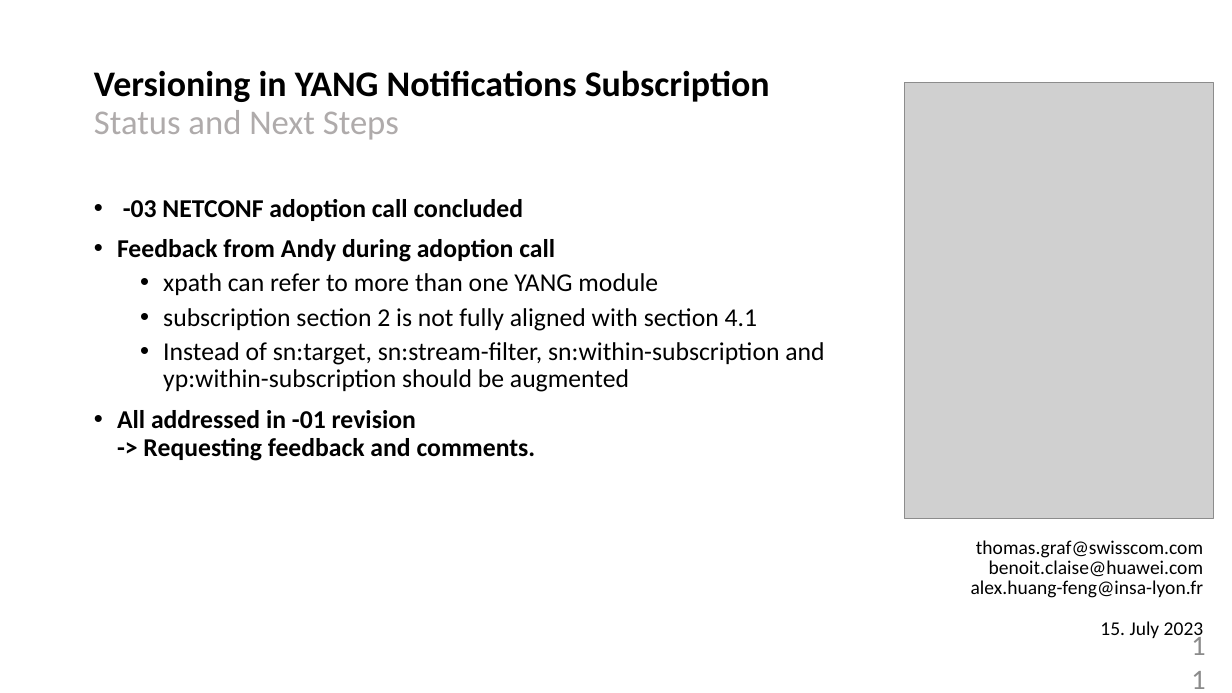
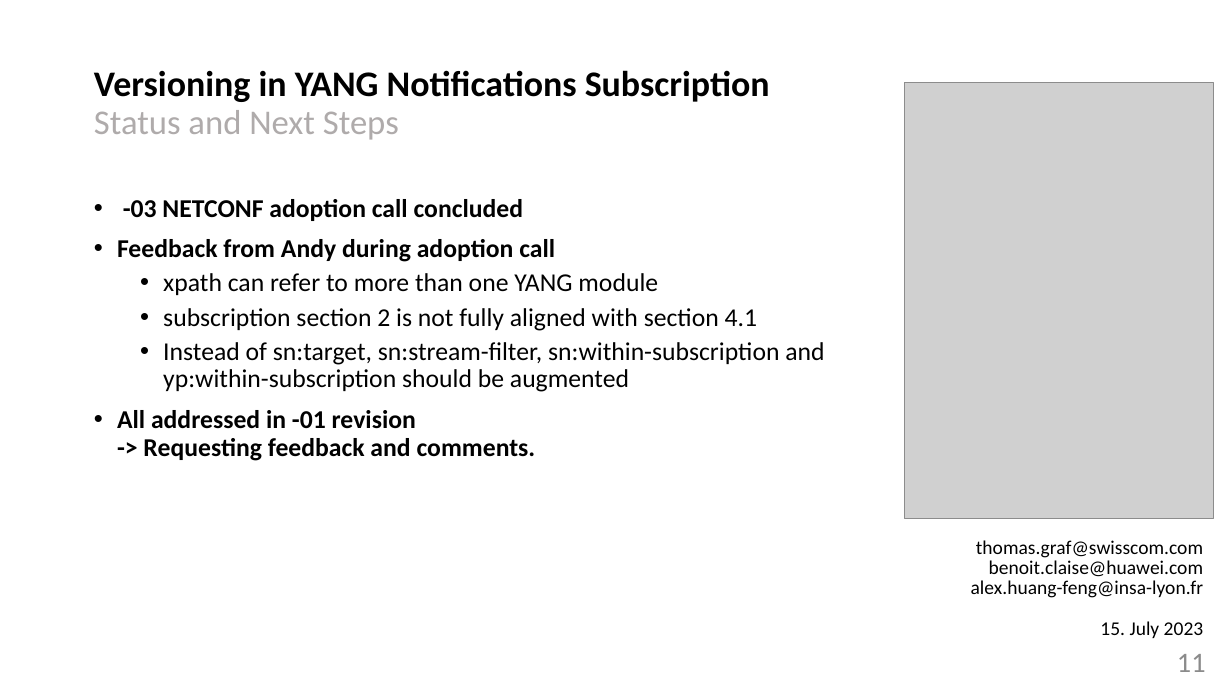
Before and after one commit to network-analytics/ietf-network-analytics-document-status, a slide deck: slide 11 of 117/Side-Meetings/ietf117-netconf-yang-push-data-mesh-integration.pptx. Drawn at 1232x693 pixels with LibreOffice and Linux fonts; fonts in the diff are those of the drawing; grey boxes stand for pictures. Boxes give left, top, right and bottom in pixels: in the first picture for what was removed or moved away, otherwise in the second. Text is boxed around its words. In the diff, an @@ line names an element or a change of style, - is before the commit and + after.

```diff
--- a/117/Side-Meetings/ietf117-netconf-yang-push-data-mesh-integration.pptx
+++ b/117/Side-Meetings/ietf117-netconf-yang-push-data-mesh-integration.pptx
@@ page number rewrapped from bbox=[1173, 643, 1214, 680] to bbox=[1177, 654, 1206, 672] @@
```
Also in this commit, not shown: 2 other slides changed, 1 other file.
